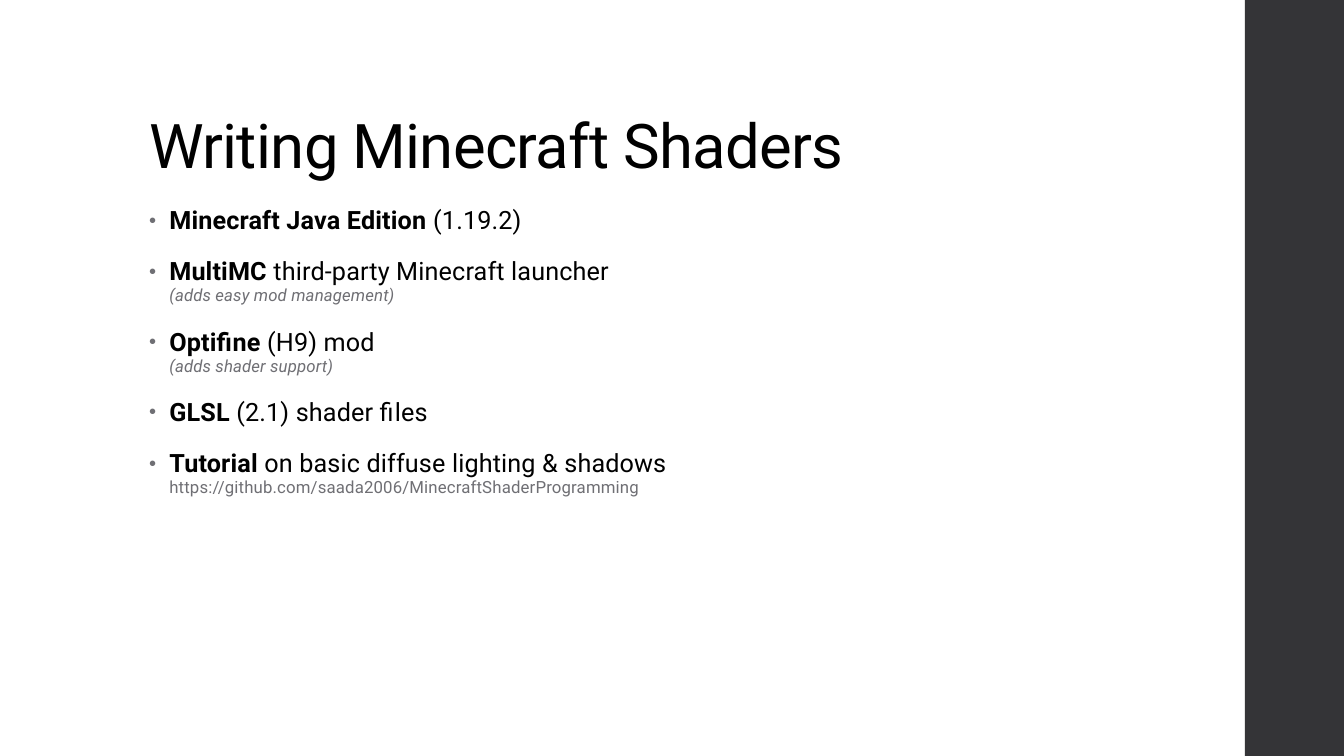
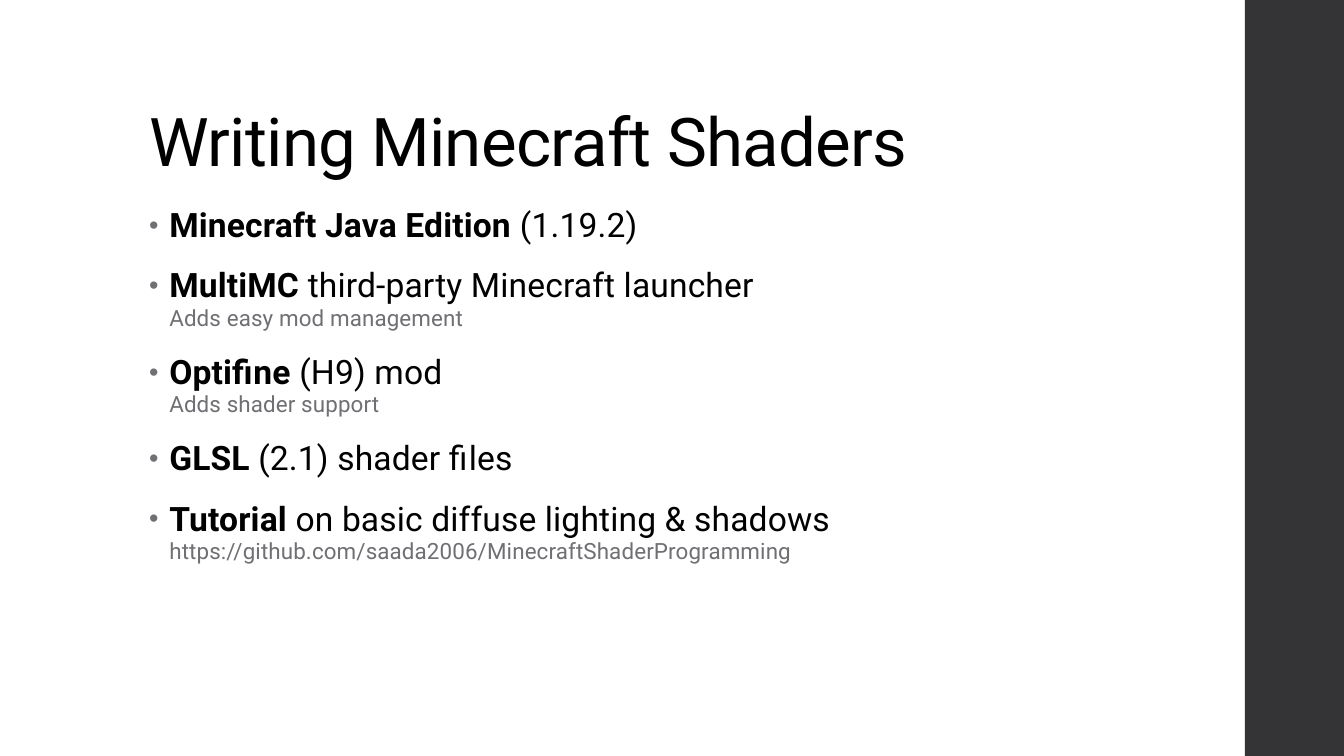
Before and after one commit to sandint2011/mc-shader-exploration, a slide deck: slide 2 of Final Presentation Tucker-Spencer.pptx. Drawn at 1344x756 pixels with LibreOffice and Linux fonts; fonts in the diff are those of the drawing. Boxes give left, top, right and bottom in pixels: in the first picture for what was removed or moved away, otherwise in the second. Text is boxed around its words. In the diff, an @@ line names an element or a change of style, - is before the commit and + after.

Commit message:
Increase presentation font size

```diff
--- a/Final Presentation Tucker-Spencer.pptx
+++ b/Final Presentation Tucker-Spencer.pptx
@@ title "Writing Minecraft Shaders" at <box>149,115,907,180</box>: size 44 to 48 pt @@
@@ text at <box>169,210,830,564</box>: size 18 to 24 pt in "Minecraft Java Edition (1.19.2)", "GLSL (2.1) shader files", "Tutorial on basic diffuse lighting & shadows"; size 12 to 16 pt in "https://github.com/saada2006/MinecraftShaderProgramming" @@
@@ text at <box>169,271,754,417</box>: text changed; size 18 to 24 pt @@
-• MultiMC third-party Minecraft launcher
-  (adds easy mod management)
-• Optifine (H9) mod
-  (adds shader support)
+• MultiMC third-party Minecraft launcher
+  Adds easy mod management
+• Optifine (H9) mod
+  Adds shader support
```
Also in this commit, not shown: 8 other slides changed.
